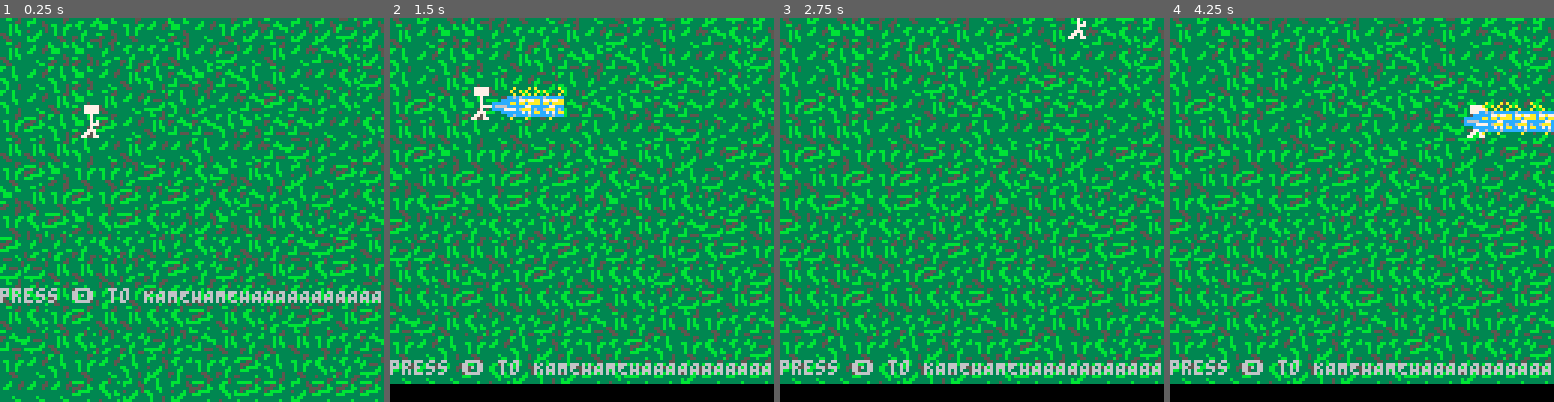
Above: before the commit, frames 1-4 (left to right).
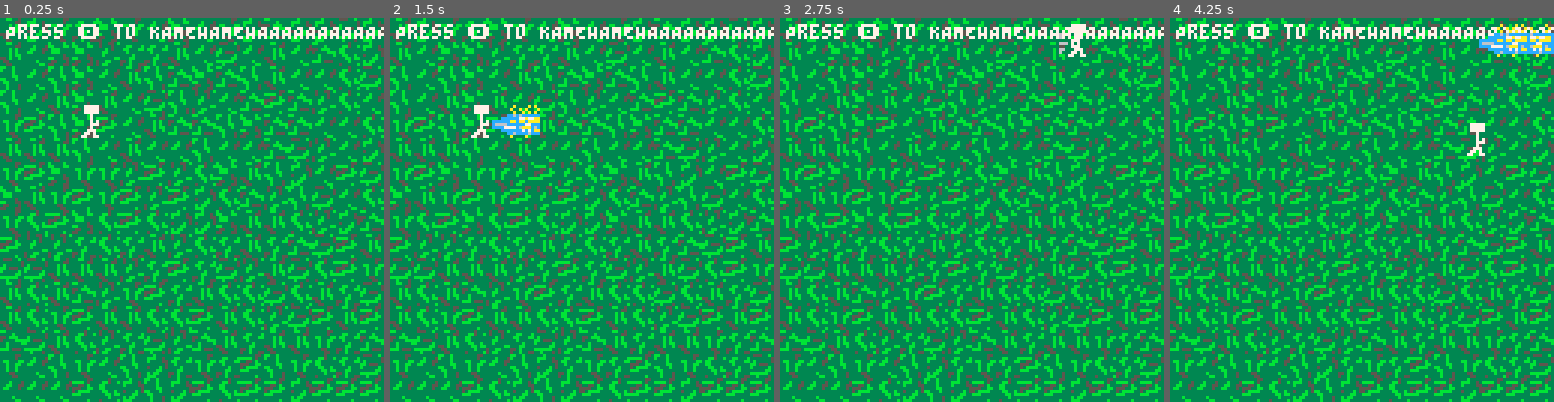
Above: after the commit, the same moments.

Repository: Jerry-Gu-SB/pico-8-kamehameha
Game: PICO-8 cartridge kamehameha.p8
Same seed, same stepped clock (60 frames per second), same inputs: the game is played once before the commit and once after it.
Inputs:
- Up to frame 1 (0.25 s): no input
- Up to frame 2 (1.5 s): tap O (Z key) at 0.7 s
- Up to frame 3 (2.75 s): hold Right 1.6-2.1 s; tap O (Z key) at 1.7, 2.1, 2.5 s; hold Up 2.15-2.42 s; hold Right from 2.47 s (still down)
- Up to frame 4 (4.25 s): tap O (Z key) every 0.4 s from 2.9 to 4.1 s; release Right at 3.03 s; hold Left 3.08-3.58 s; hold Down 3.63-3.97 s; hold Right from 4.02 s (still down)

The runs differ from the first frame. In frame 1, 3.2% of the frame differs, in the area x 0-100%, y 1-75%; in frame 2, 51%; in frame 3, 50%; in frame 4, 51%, in the area x 0-100%, y 0-100%.

Commit message:
did some stuff but honestly i'm so cooked i can't think right now

Diff:
--- a/kamehameha.p8
+++ b/kamehameha.p8
@@ -3,92 +3,119 @@
 __lua__
 
 
-x=24 y=24
-dx=0 dy=0
-kamehameha = false
+x = 24
+y = 24
+dx = 0
+dy = 0
+
 kamehameha_frame = 0
-kamehameha_x = 0
-kamehameha_y = 0
+objects = {}
 
 function draw_player()
     if 1 < kamehameha_frame and kamehameha_frame <= 4 then
         spr(3, x, y, 2, 2)
     elseif 4 < kamehameha_frame and kamehameha_frame <= 8 then
         spr(5, x, y, 2, 2)
-    elseif 8 < kamehameha_frame and kamehameha_frame <= 50 then
+    elseif 8 < kamehameha_frame and kamehameha_frame <= 20 then
         spr(7, x, y, 2, 2)
     else
         spr(1, x, y, 2, 2)
     end
 end
 
-function draw_kamehameha(start_x, start_y)
+function draw_kamehameha(k)
     laser_gap = 8
     frame_gap = 7
-    if (kamehameha_frame > frame_gap) then
-        spr(9, start_x + 10, start_y - 6, 2, 2)
+    if k.frame > frame_gap then
+        spr(9, k.x, k.y, 2, 2)
     end
 
-    if (kamehameha_frame > 2 * frame_gap) then
-        spr(11, start_x + 10 + 1 * laser_gap, start_y - 6, 1, 2)
-    end
-    if (kamehameha_frame > 3 * frame_gap) then
-        spr(11, start_x + 10 + 2 * laser_gap, start_y - 6, 1, 2)
-    end
-    if (kamehameha_frame > 4 * frame_gap) then
-        spr(11, start_x + 10 + 3 * laser_gap, start_y - 6, 1, 2)
-    end
-    if (kamehameha_frame > 5 * frame_gap) then
-        spr(11, start_x + 10 + 4 * laser_gap, start_y - 6, 1, 2)
+    for i = 1, 5 do
+        if k.frame > (i + 1) * frame_gap then
+            spr(11, k.x + i * laser_gap, k.y, 1, 2)
+        end
     end
 
-    if (kamehameha_frame > 6 * frame_gap) then
-        spr(12, start_x + 10 + 5 * laser_gap, start_y - 6, 1, 2)
+    if k.frame > 6 * frame_gap then
+        spr(12, k.x + 5 * laser_gap, k.y, 1, 2)
     end
 end
 
-function _draw()
-    map()
-    draw_player(x, y)
-    print("press 🅾️ to KAMEHAMEHAAAAAAAAAAA")
-
-    -- draw kamehameha
-    if (kamehameha) then
-        draw_kamehameha(kamehameha_x, kamehameha_y)
-    end
-
+function update_kamehameha(k)
+    k.frame += 1
+    k.x += k.dx
+    k.y += k.dy
+    return k.frame < 50 -- Remove the Kamehameha after 50 frames
 end
 
+function new_kamehameha(start_x, start_y, dx, dy)
+    local k = {
+        x = start_x + 10, -- Offset to appear in front of the player
+        y = start_y, -- Slight vertical offset
+        dx = 0,
+        dy = 0,
+        frame = 0,
+        update = update_kamehameha,
+        draw = draw_kamehameha,
+    }
+    add(objects, k)
+end
+
+function _draw()
+    cls() -- Clear the screen
+    map()
+    draw_player()
+
+    print("Press 🅾️ to KAMEHAMEHAAAAAAAAAAA", 2, 2, 7)
+    for obj in all(objects) do
+        obj:draw()
+    end
+end
 
 function move()
-    if (btn(⬅️)) dx-= 1
-    if (btn(➡️)) dx+= 1
-    if (btn(⬆️)) dy-= 1
-    if (btn(⬇️)) dy+= 1
+    if btn(⬅️) then dx -= 1 end
+    if btn(➡️) then dx += 1 end
+    if btn(⬆️) then dy -= 1 end
+    if btn(⬇️) then dy += 1 end
 
-    -- move
-	x+=dx y+=dy
+    x += dx
+    y += dy
 
-    -- friction
-    dx *=.7
-	dy *=.7
+    dx *= 0.7
+    dy *= 0.7
 end
 
 function _update()
     move()
-    if (btnp(4)) then
-        kamehameha_x = x
-        kamehameha_y = y
-		kamehameha = true
-	end
-    if kamehameha then
+
+    -- Trigger Kamehameha animation and laser
+    if btnp(4) and kamehameha_frame == 0 then
+        kamehameha_frame = 1
+    end
+
+    -- Handle Kamehameha animation
+    if kamehameha_frame > 0 then
         kamehameha_frame += 1
-        if kamehameha_frame > 60 then
-            kamehameha = false
+
+        -- Launch a laser at frame 8
+        if kamehameha_frame == 8 then
+            new_kamehameha(x, y, 2, 0)
+        end
+
+        if kamehameha_frame > 50 then
             kamehameha_frame = 0
         end
     end
+
+    -- Update objects and clean up expired ones
+    for i = #objects, 1, -1 do
+        if not objects[i]:update() then
+            del(objects, objects[i])
+        end
+    end
 end
+
+
 
 __gfx__
 00000000000000000000000000000000000000000000000000000000000000000000000000000000000000000000000000000000000077777777000000000000
